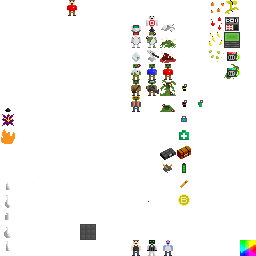
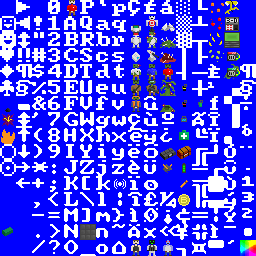
Layered file, before and after one edit (256x256). Changes by layer:
added layer "brick of foodstuffs" above "bottles" over bbox(2, 227, 13, 236)
hid "bottles" over bbox(4, 182, 14, 251)
showed "Layer 1" over bbox(0, 0, 256, 256)
